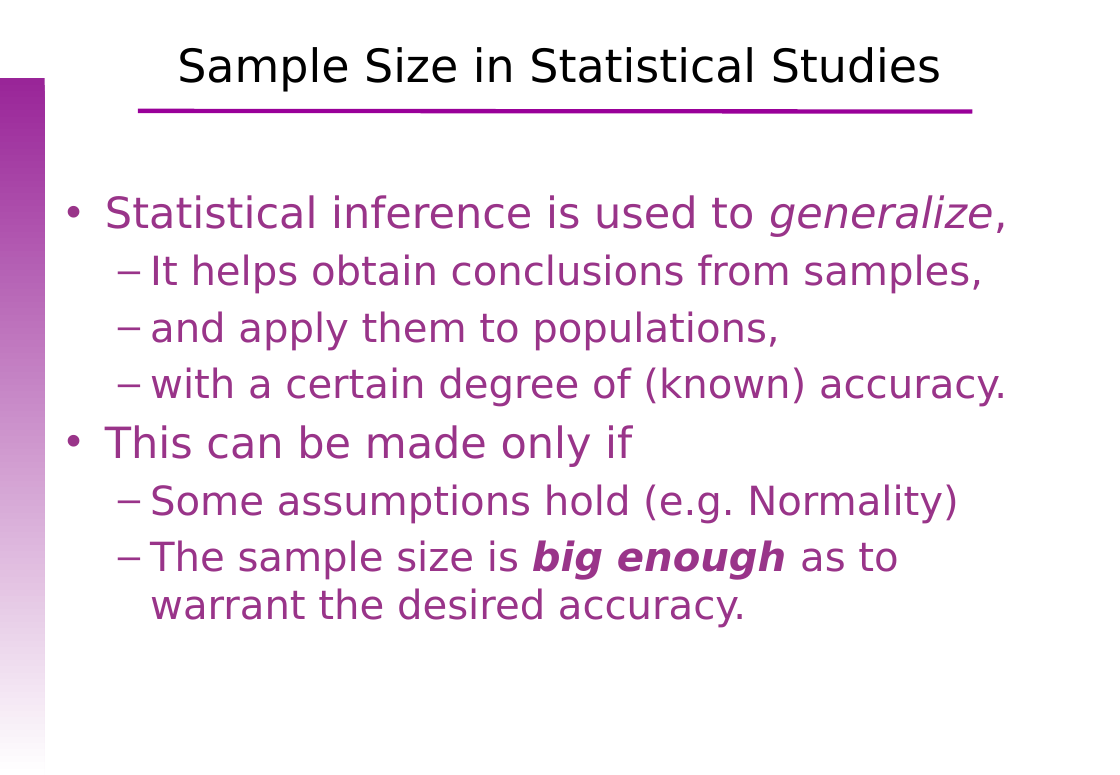
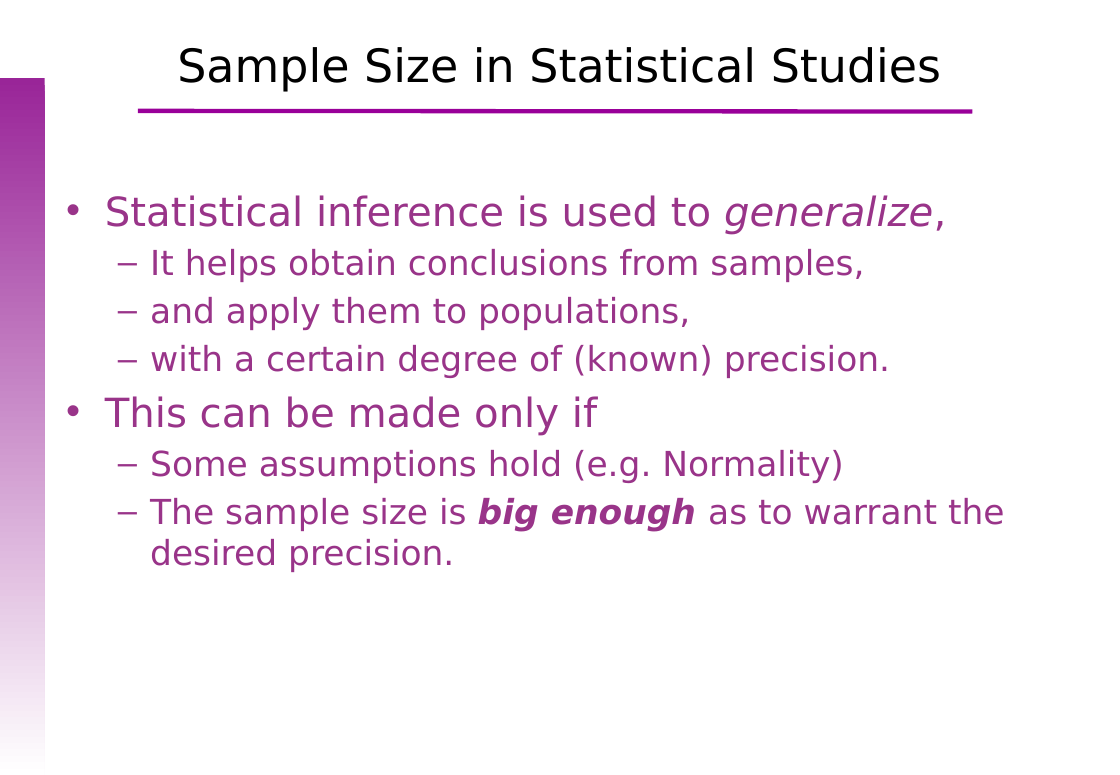
Before and after one commit to uebvhir/Course_Basic_Statistics_2019, a slide deck: slide 3 of Sessio_5/EBB_2018_Session_5_Sample_Size_(1).pptx. Drawn at 1120x775 pixels with LibreOffice and Linux fonts; fonts in the diff are those of the drawing; background and template pictures are left out. Boxes give left, top, right and bottom in pixels: in the first picture for what was removed or moved away, otherwise in the second. Text is boxed around its words. In the diff, an @@ line names an element or a change of style, - is before the commit and + after.

Commit message:
Sample SIze presentation has been updated
Some errors have been corrected and sample size for testing has been introduced (yet to be completed)

```diff
--- a/Sessio_5/EBB_2018_Session_5_Sample_Size_(1).pptx
+++ b/Sessio_5/EBB_2018_Session_5_Sample_Size_(1).pptx
@@ text at box(105, 195, 946, 483): size 30 to 28 pt in "Statistical inference is used to generalize,", "This can be made only if"; size 28 to 24 pt in "It helps obtain conclusions from samples,", "and apply them to populations,", "Some assumptions hold (e.g. Normality)" @@
@@ text at box(150, 345, 890, 378): text changed; size 28 to 24 pt @@
-  – with a certain degree of (known) accuracy.
+  – with a certain degree of (known) precision.
@@ text at box(150, 498, 1005, 572): text changed; size 28 to 24 pt @@
-  – The sample size is big enough as to warrant the desired accuracy.
+  – The sample size is big enough as to warrant the desired precision.
```
Also in this commit, not shown: 7 other slides changed, 3 slides added, 1 other file.
